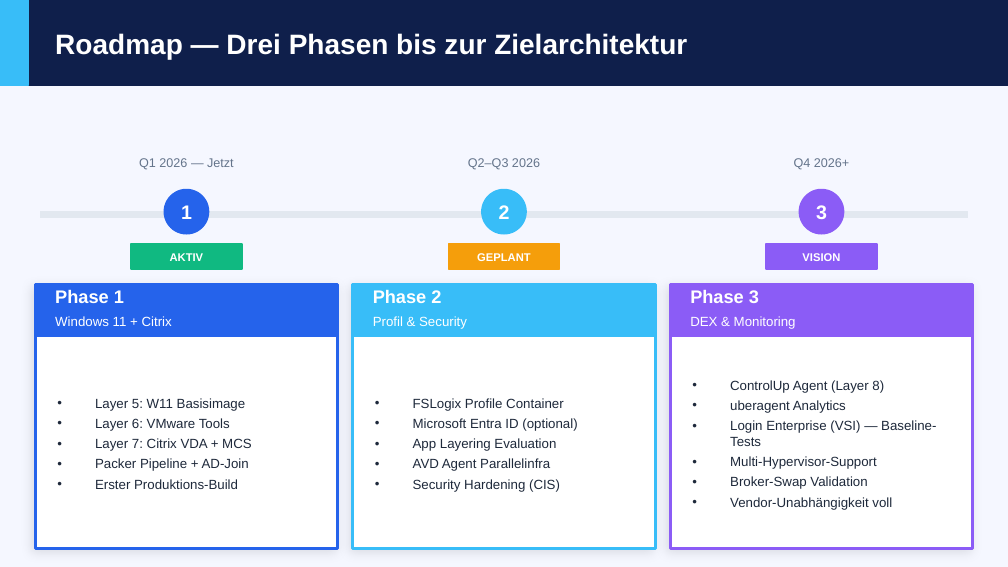
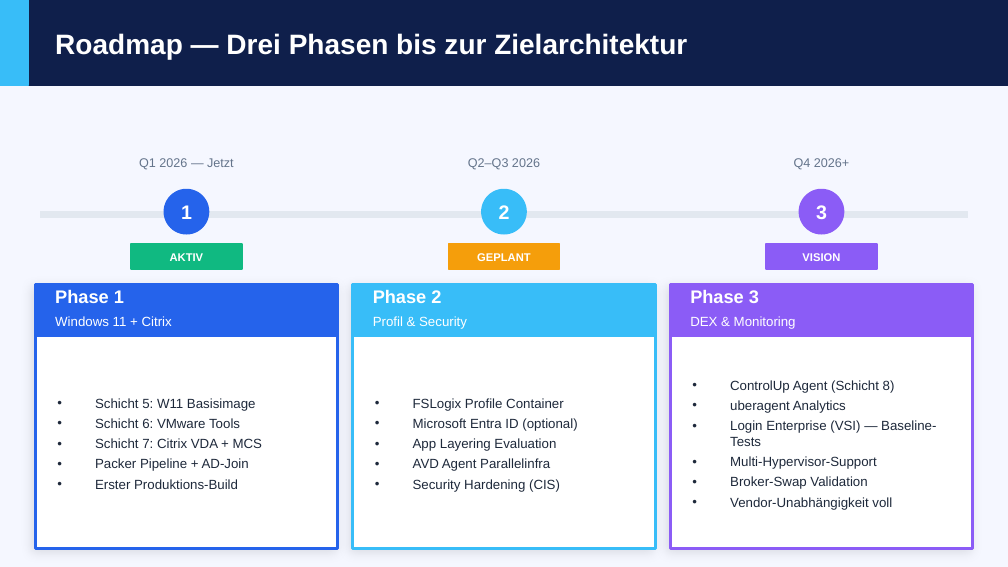
Before and after one commit to cyberms/VID, a slide deck: slide 8 of VID-Management-Praesentation-Phase1.pptx. Drawn at 1008x567 pixels with LibreOffice and Linux fonts; fonts in the diff are those of the drawing. Boxes give left, top, right and bottom in pixels: in the first picture for what was removed or moved away, otherwise in the second. Text is boxed around its words. In the diff, an @@ line names an element or a change of style, - is before the commit and + after.

```diff
--- a/VID-Management-Praesentation-Phase1.pptx
+++ b/VID-Management-Praesentation-Phase1.pptx
@@ text at box(730, 380, 895, 393): text changed @@
-• ControlUp Agent (Layer 8)
+• ControlUp Agent (Schicht 8)
@@ text at box(95, 398, 262, 448): text changed @@
-• Layer 5: W11 Basisimage
-• Layer 6: VMware Tools
-• Layer 7: Citrix VDA + MCS
+• Schicht 5: W11 Basisimage
+• Schicht 6: VMware Tools
+• Schicht 7: Citrix VDA + MCS
```
Also in this commit, not shown: 6 other slides changed, 2 other files.
